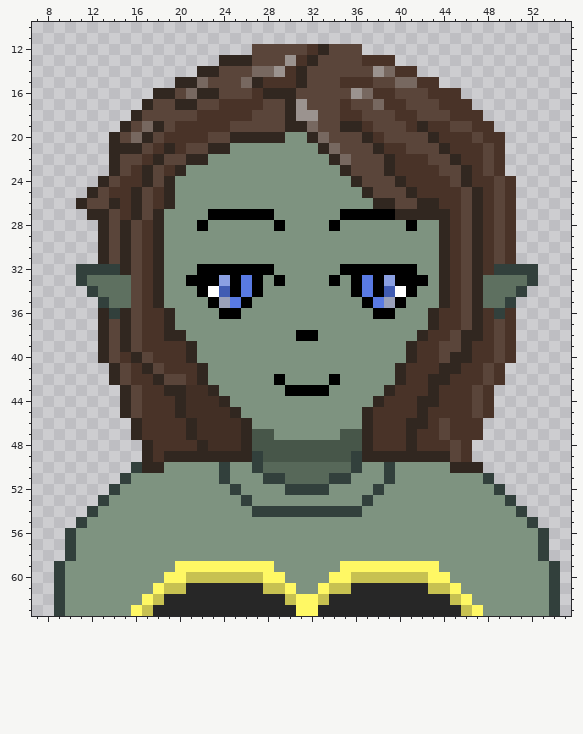
Pixel-art sprite, stored at assets/GoblinGirl.png. The first picture shows the starting point.
The file is 64x64 pixels. Shown: x 7..55, y 10..63.
After:
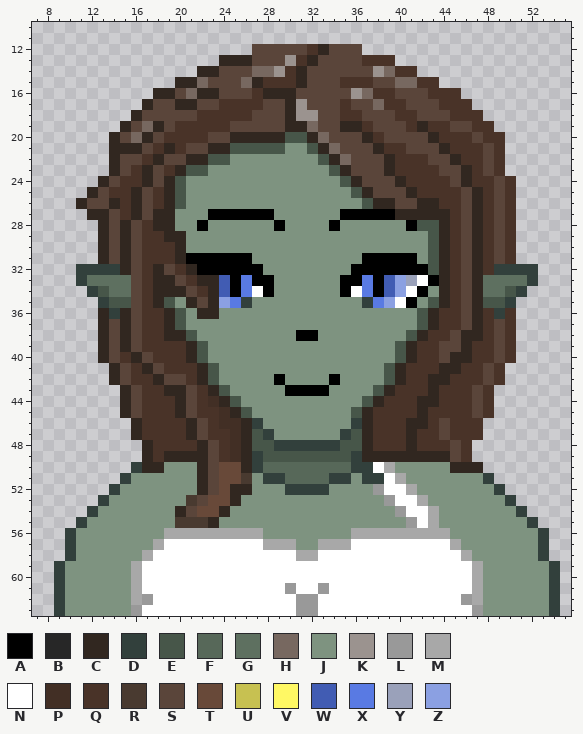
Palette (. is transparent): A #000000  B #272727  C #312720  D #32403c  E #475649  F #576859  G #5e7060  H #776860  J #7e9380  K #9b938f  L #999999  M #a8a8a8  N #ffffff  P #422f25  Q #493328  R #493a30  S #5a453a  T #684939  U #c7c151  V #fff864  W #415cb3  X #597ae3  Y #9aa1ba  Z #8ba0e2
What changed:
Changed rows in their new state; - is an unchanged pixel.
first column x 13:
20 -----------------EE-------------------
21 ------------EEEEE--E------------------
22 ----------EE--------E-----------------
23 --------EE-----------E----------------
24 -------E--------------E---------------
25 -------E---------------E--------------
26 -------E----------------E-------------
27 ------C-------------------------------
28 ------C----------------------EE-------
29 -----QCC----------------------E-------
30 -----QQC----------------------E-------
31 -----QQCAAAAAA----------AAAAA-E-------
32 ------SQC------J------J------AE-------
33 ------CSQCCW---AJ----JA---WZYNA-------
34 E-----CCSQC---NA------AN---ZNA-------E
35 -EE---E-CSCZ-D----------D-ZNA-E----EE-
36 -------E-CCJJ------------JJ--E--------
37 -------E---------------------E--------
38 --------E-------------------E---------
39 ---------E-----------------E----------
40 ---------E-----------------E----------
41 ----------E---------------E-----------
42 ----------E---------------E-----------
43 --------SQ-E-------------E------------
44 --------SQ--E-----------E-------------
45 --------SQQ--E---------E--------------
46 ---------SQ---D--------D--------------
47 ---------SQQ---D------D---------------
48 ----------SQ----DDDDDD----------------
49 ----------SQP-------------------------
50 ---------CSTTC----------DNM-----------
51 ---------CSTTR----------DDNM----------
52 ---------CSTCC-----------LNNM---------
53 --------RSTTCJ----------J-LNNM--------
54 -------CSTTC--JJJJJJJJJJ---LNNM-------
55 -------RRRC-----------------LNM-------
56 ------MMMMMMMMM--------MMMMMMMMM------
57 -----MNNNNNNNNNMMM--MMMNNNNNNNNNM-----
58 ----MNNNNNNNNNNNNNMMNNNNNNNNNNNNNM----
59 ---MNNNNNNNNNNNNNNNNNNNNNNNNNNNNNNM---
60 ---MNNNNNNNNNNNNNNNNNNNNNNNNNNNNNNM---
61 ---MNNNNNNNNNNNNNLNNLNNNNNNNNNNNNNM---
62 ---MLNNNNNNNNNNNNNLLNNNNNNNNNNNNNLM---
63 ---LNNNNNNNNNNNNNNLLNNNNNNNNNNNNNNL---
Boxes around the changes in both pictures, in picture pixels (x1, y1, x2, y2):
changed: (98, 132, 516, 616)
